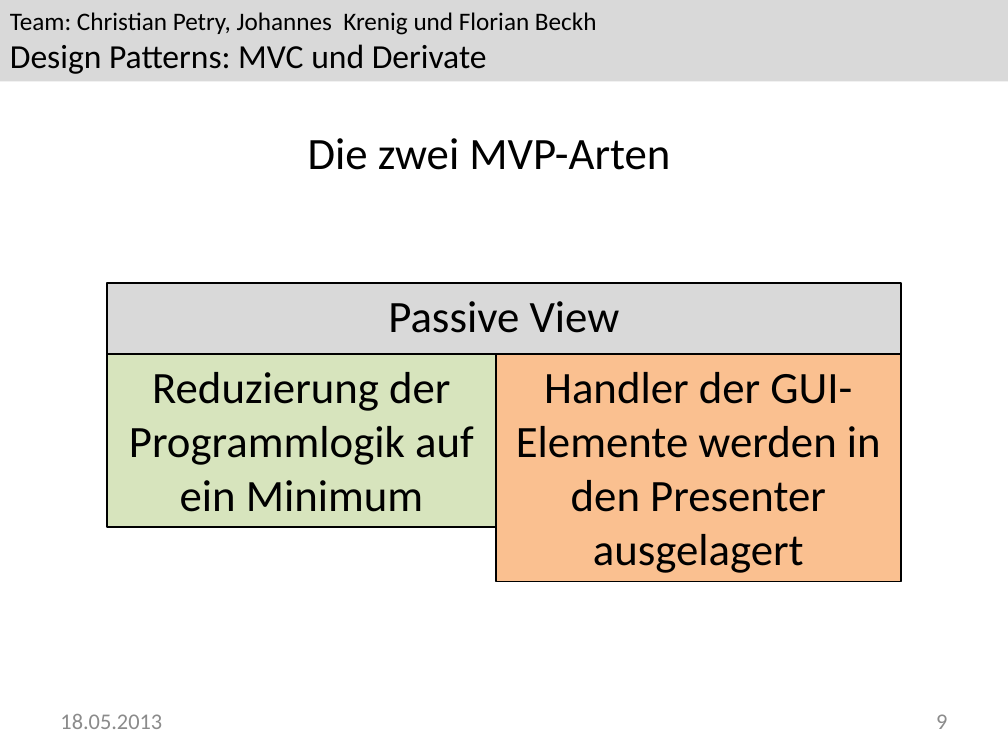
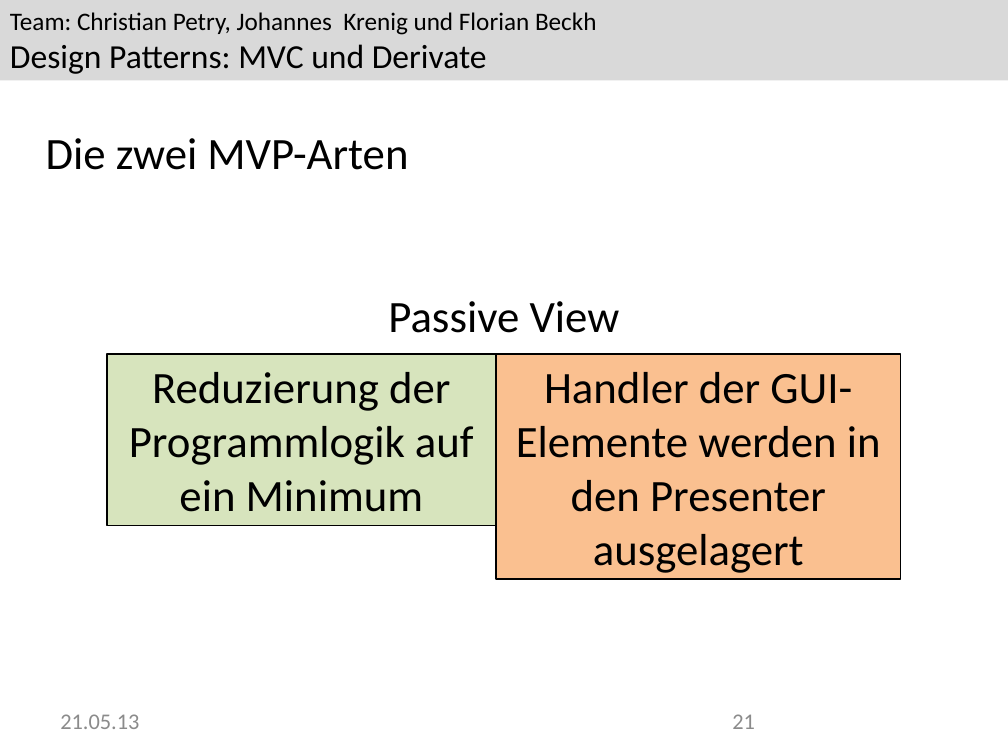
Before and after one commit to Greever/Design-Pattern-MVC, a slide deck: slide 21 of Dokumentation/Praesentation/Praesentation.pptx (slide 9 before the commit). Drawn at 1008x756 pixels with LibreOffice and Linux fonts; fonts in the diff are those of the drawing; background and template pictures are left out. Boxes give left, top, right and bottom in pixels: in the first picture for what was removed or moved away, otherwise in the second. Text is boxed around its words. In the diff, an @@ line names an element or a change of style, - is before the commit and + after.

```diff
--- a/Dokumentation/Praesentation/Praesentation.pptx
+++ b/Dokumentation/Praesentation/Praesentation.pptx
@@ text "Die zwei MVP-Arten" at [46, 138, 408, 170]: alignment centre to left @@
@@ text "Passive View": place and size @@
-text "Passive View" at [107, 283, 900, 355]
+text "Passive View" at [388, 301, 620, 333]
@@ text "Passive View" at [388, 301, 620, 333]: less space between paragraphs; fill #D9D9D9 to none; outline #000000 1.25 pt to none @@
@@ rectangle "Reduzierung der Programmlogik auf ein ..." at [107, 354, 496, 525]: outline #000000 1 pt to #000000 0.99 pt @@
@@ rectangle "Handler der GUI-Elemente werden in ..." at [496, 354, 901, 579]: outline #000000 1 pt to #000000 0.99 pt @@
@@ text at [60, 714, 139, 729]: text changed; text colour #8C8C8C to #8B8B8B @@
-18.05.2013
+21.05.13
@@ page number at [732, 714, 755, 729]: text changed; text colour #8C8C8C to #8B8B8B @@
-9
+21
```
Also in this commit, not shown: 20 other slides changed, 15 slides added, 3 slides removed, 1 other file.
